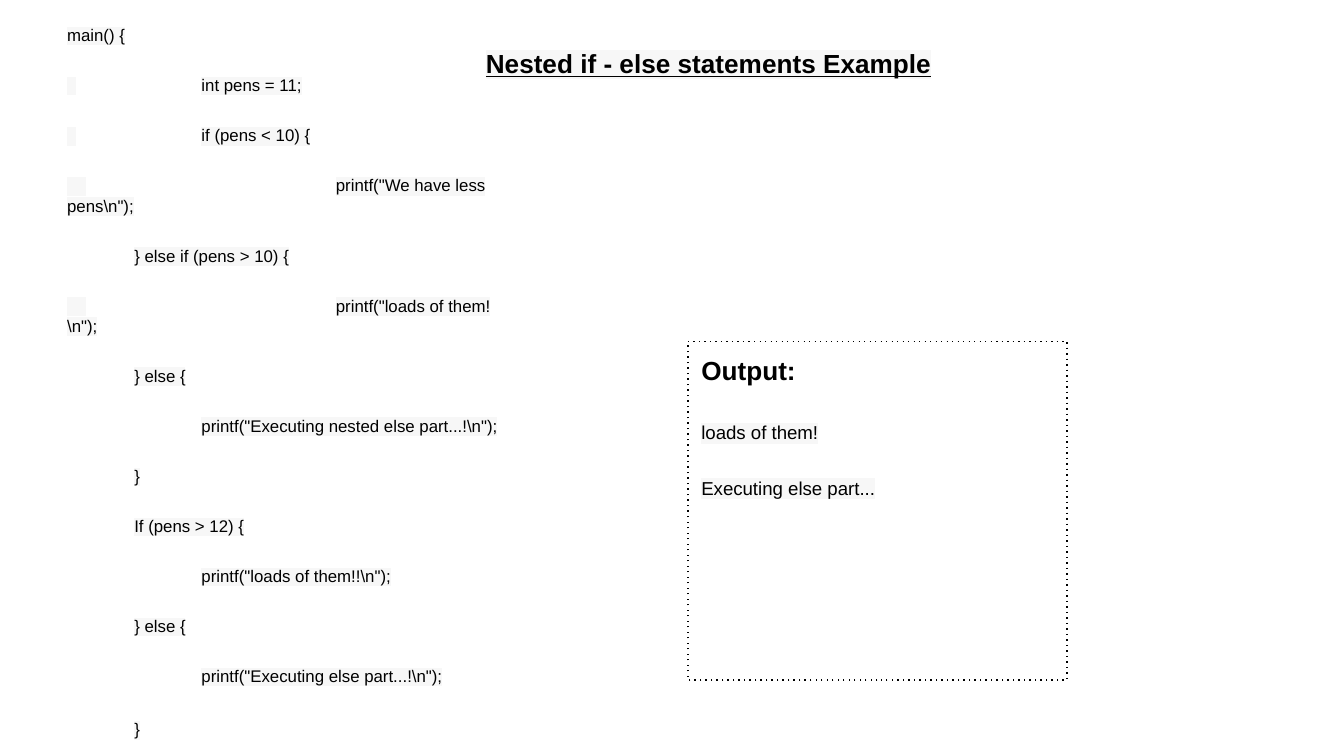
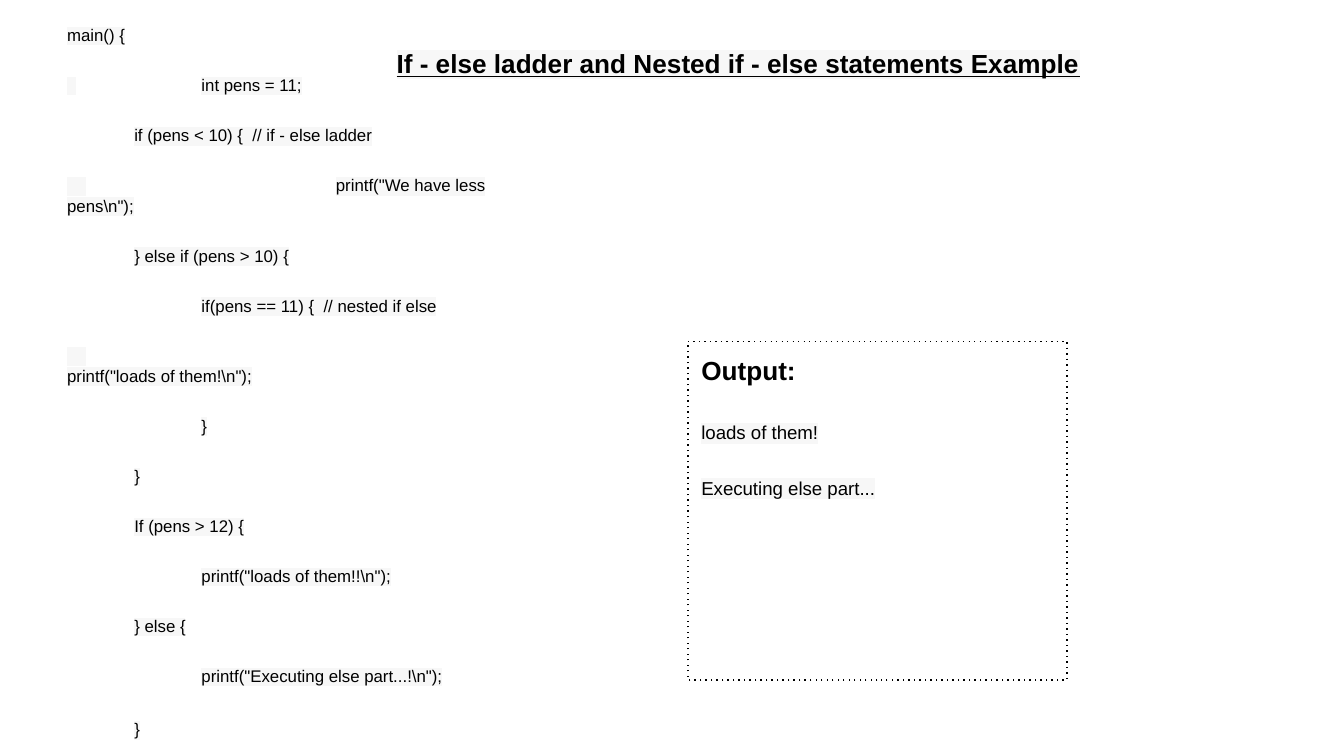
Before and after one commit to ramitgarg/Learnings-for-students, a slide deck: slide 5 of C Laguage/C training-part2.pptx. Drawn at 1344x756 pixels with LibreOffice and Linux fonts; fonts in the diff are those of the drawing. Boxes give left, top, right and bottom in pixels: in the first picture for what was removed or moved away, otherwise in the second. Text is boxed around its words. In the diff, an @@ line names an element or a change of style, - is before the commit and + after.

```diff
--- a/C Laguage/C training-part2.pptx
+++ b/C Laguage/C training-part2.pptx
@@ text "main() {" at [67, 29, 485, 686]: indent changed @@
@@ text at [397, 54, 1079, 79]: text changed @@
-Nested if - else statements Example
+If - else ladder and Nested if - else statements Example
@@ text at [134, 128, 372, 145]: text changed @@
-if (pens < 10) {
+if (pens < 10) { // if - else ladder
@@ text at [201, 299, 437, 316]: paragraph added @@
+if(pens == 11) { // nested if else
@@ text at [145, 369, 497, 436]: text changed @@
-} else {
-printf("Executing nested else part...!\n");
+}
```
Also in this commit, not shown: 2 other slides changed, 4 slides added.
